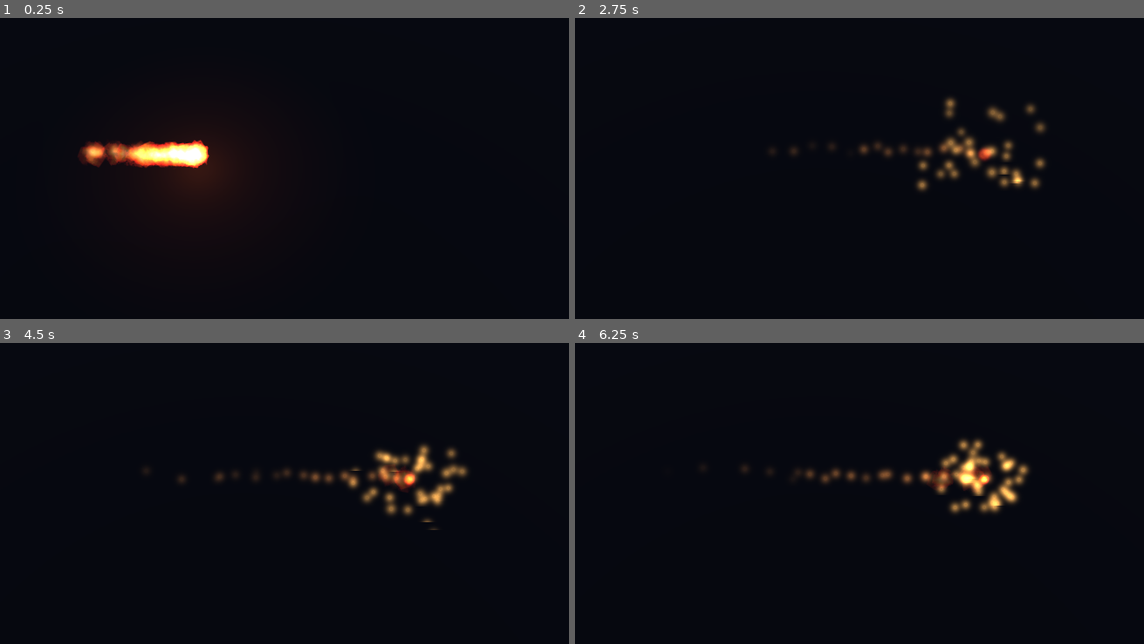
Above: before the commit, frames 1-4 (two rows, left to right).
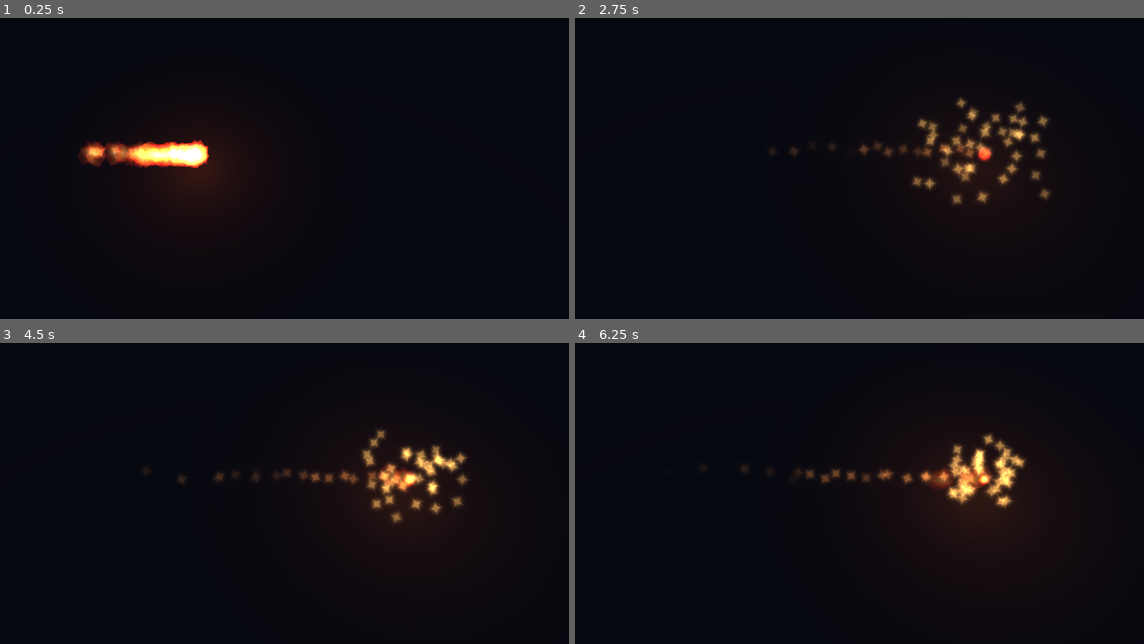
Above: after the commit, the same moments.

Repository: Lee-unhn/ember-graveyard
Game: Godot game, scene res://main.tscn
Two runs of this game, one before a commit and one after it. Both use one fixed random seed, a clock stepped at 60 frames per second and the inputs below.
Inputs:
- Up to frame 1 (0.25 s): no input
- Up to frame 2 (2.75 s): no input
- Up to frame 3 (4.5 s): tap Enter at 3.5 s
- Up to frame 4 (6.25 s): no input

The runs differ from the first frame. In frame 1, less than 0.1% of the frame differs, in the area x 15-25%, y 42-47%; in frame 2, 3.7%; in frame 3, 3.6%; in frame 4, 4.1%, in the area x 40-80%, y 29-66%.

Commit message:
P5: match the web explode() in Godot (spark frames, light, no fade)
Read the web explode() source line by line: sparks and embers use glow
frames 9-16 and fly upward, the explosion flipbook does not fade, and a
0.4 s point light (4.5, range 10) flashes at the hit. Re-rendered the side
by side; explosion flipbook size and spark size still differ and are
listed in docs/GODOT.md. DEVLOG #43 updated.

Co-Authored-By: Claude Opus 5.5 <noreply@anthropic.com>

Diff:
--- a/godot/main.gd
+++ b/godot/main.gd
@@ -20,6 +20,8 @@
 var light: OmniLight3D
 var blast: Array[GPUParticles3D] = []
 var t := 0.0
+var flash_light: OmniLight3D
+var flash_t := 0.0
 var exploded := false
 
 
@@ -150,7 +152,7 @@
 	# embers: 35 per second, 0.5-0.9 s, 0.14 -> 0.04, drifting up, drag 1.2
 	embers = _emitter({"rate": 35.0, "life": 0.9, "life_rand": 0.44, "s_min": 0.14, "s_max": 0.14, "shrink": 0.29,
 		"dir": Vector3.UP, "spread": 35.0, "v_min": 0.6, "v_max": 1.4, "drag": 1.2, "tex": "glow", "anim": 0.0,
-		"anim_off_min": 0.0, "anim_off_max": 0.0, "col": Color(1, 0.6, 0.25)})  # frame 0 = the round dot, as on the web
+		"anim_off_min": 0.5, "anim_off_max": 0.99, "col": Color(1, 0.6, 0.25)})  # glow frames 9-16, the small dots
 	ball.add_child(embers)
 	# following light: orange 0xff7a2e, energy 2.3, range 8
 	light = OmniLight3D.new(); light.light_color = ORANGE; light.light_energy = 2.3; light.omni_range = 8.0
@@ -161,19 +163,21 @@
 	var specs := [
 		# explosion: 3 flipbooks played once over 0.45-0.62 s, 2.5 -> 3.7
 		{"count": 3, "life": 0.62, "life_rand": 0.27, "explosive": 1.0, "one_shot": true, "s_min": 2.5, "s_max": 2.5, "shrink": 1.48,
-			"tex": "explosion", "anim": 1.0, "anim_off_min": 0.0, "anim_off_max": 0.0},
+			"tex": "explosion", "anim": 1.0, "anim_off_min": 0.0, "anim_off_max": 0.0, "a0": 1.0, "a1": 1.0},
 		# flash: 1 quad, 0.14 s, 5 -> 6.5
 		{"count": 1, "life": 0.14, "explosive": 1.0, "one_shot": true, "s_min": 5.0, "s_max": 5.0, "shrink": 1.3, "tex": "glow",
-			"anim": 0.0, "anim_off_min": 0.0, "anim_off_max": 0.0, "col": Color(1, 0.85, 0.6)},
+			"anim": 0.0, "anim_off_min": 0.0, "anim_off_max": 0.0, "a0": 0.9, "a1": 0.0, "col": Color(1, 0.75, 0.4)},
 		# sparks: 40, 0.45-0.9 s, 0.22 -> 0.05, speed 5-12, gravity 16, drag 1.4 (the web version also bounces off the ground)
 		{"count": 40, "life": 0.9, "life_rand": 0.5, "explosive": 1.0, "one_shot": true, "s_min": 0.22, "s_max": 0.22, "shrink": 0.23,
-			"v_min": 5.0, "v_max": 12.0, "gravity": Vector3(0, -16, 0), "drag": 1.4, "tex": "glow", "anim": 0.0,
-			"anim_off_min": 0.0, "anim_off_max": 0.0, "col": Color(1, 0.7, 0.3)},
+			"dir": Vector3.UP, "spread": 84.0, "v_min": 5.0, "v_max": 12.0, "gravity": Vector3(0, -16, 0), "drag": 1.4, "tex": "glow", "anim": 0.0,
+			"anim_off_min": 0.5, "anim_off_max": 0.99, "col": Color(1, 0.75, 0.35)},  # web: frame 8 + randi(0, 7)
 		# smoke: 6 puffs, normal blending, 1.1-1.8 s, 1.4 -> 3.6, up 0.6-1.4, alpha 0.55 -> 0
 		{"count": 6, "life": 1.8, "life_rand": 0.39, "explosive": 1.0, "one_shot": true, "s_min": 1.4, "s_max": 1.4, "shrink": 2.57,
 			"dir": Vector3.UP, "spread": 25.0, "v_min": 0.6, "v_max": 1.4, "tex": "smoke", "additive": false, "anim": 1.0,
-			"anim_off_min": 0.0, "anim_off_max": 0.0, "a0": 0.55, "a1": 0.0, "col": Color(0.35, 0.32, 0.32)},
+			"anim_off_min": 0.0, "anim_off_max": 0.0, "a0": 0.55, "a1": 0.0, "col": Color(0.5, 0.46, 0.44)},
 	]
+	flash_light = OmniLight3D.new(); flash_light.light_color = Color8(255, 138, 58); flash_light.omni_range = 10.0
+	flash_light.light_energy = 0.0; add_child(flash_light)
 	for s in specs:
 		var p := _emitter(s)
 		p.emitting = false
@@ -201,3 +205,8 @@
 		for p in blast:
 			p.global_position = ball.position
 			p.restart()
+		flash_light.position = ball.position + Vector3(0, 0.6, 0)
+		flash_t = 0.4
+	if flash_t > 0.0:
+		flash_t = max(0.0, flash_t - delta)
+		flash_light.light_energy = 4.5 * flash_t / 0.4
Not shown, changed: docs/DEVLOG.md
Not shown, changed: docs/GODOT.md
